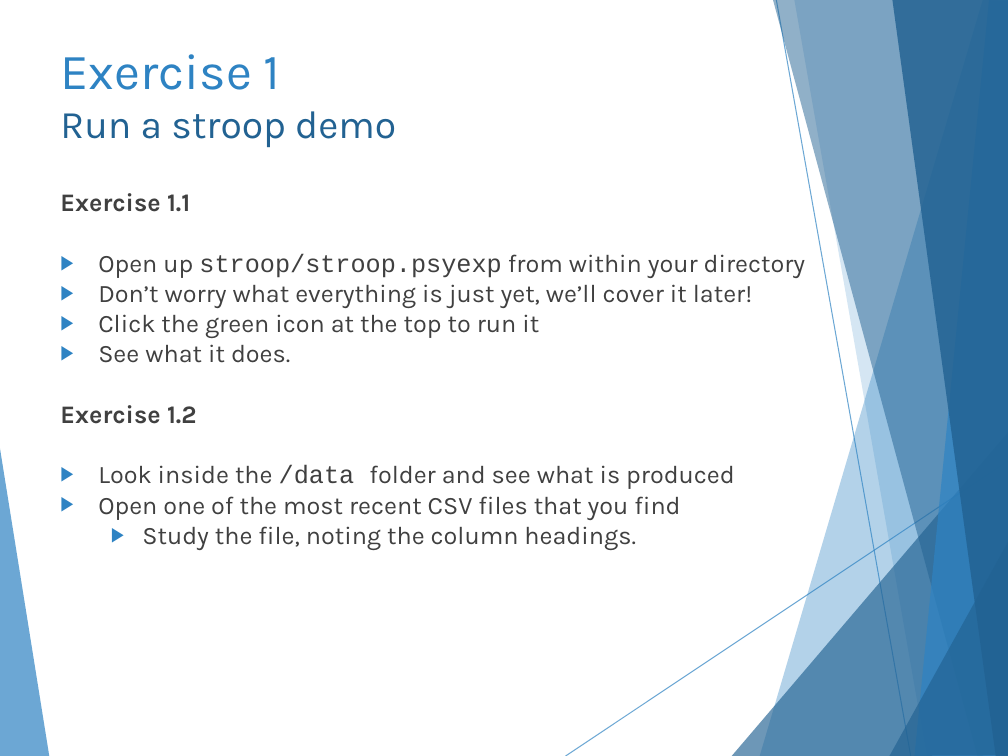
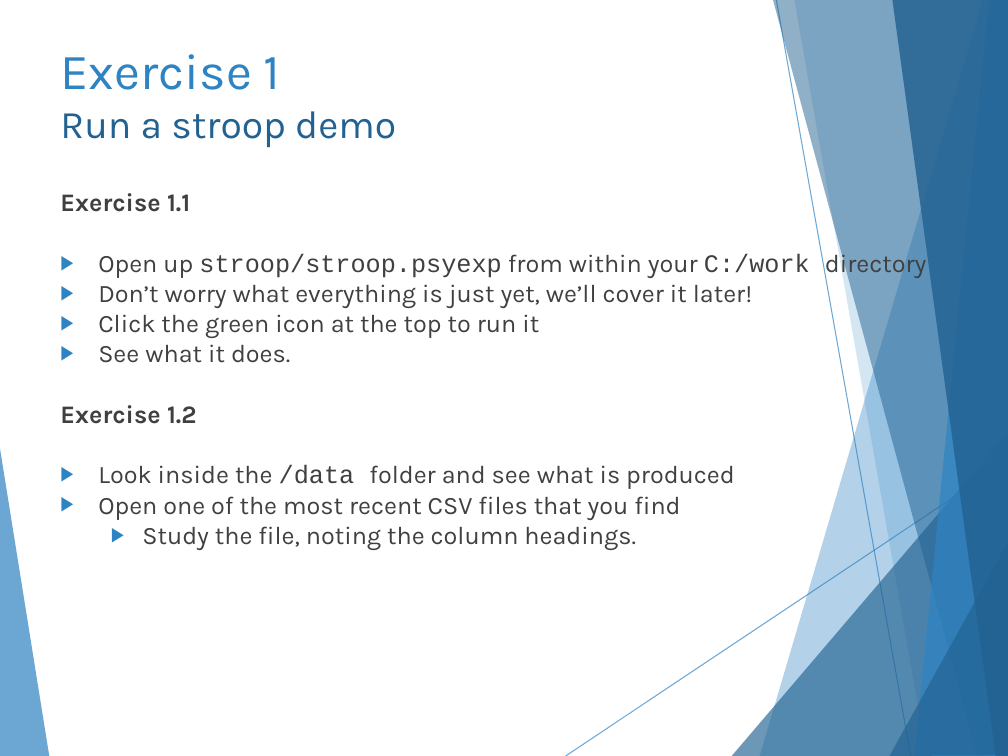
Before and after one commit to hlmpsy/psychopy_training, a slide deck: slide 9 of PsychoPy-Part1/PsychoPy-part1.pptx. Drawn at 1008x756 pixels with LibreOffice and Linux fonts; fonts in the diff are those of the drawing. Boxes give left, top, right and bottom in pixels: in the first picture for what was removed or moved away, otherwise in the second. Text is boxed around its words. In the diff, an @@ line names an element or a change of style, - is before the commit and + after.

```diff
--- a/PsychoPy-Part1/PsychoPy-part1.pptx
+++ b/PsychoPy-Part1/PsychoPy-part1.pptx
@@ text at (98,249,926,278): text changed @@
-▶ Open up stroop/stroop.psyexp from within your directory
+▶ Open up stroop/stroop.psyexp from within your C:/work directory
```
Also in this commit, not shown: 9 other slides changed, 12 other files.
